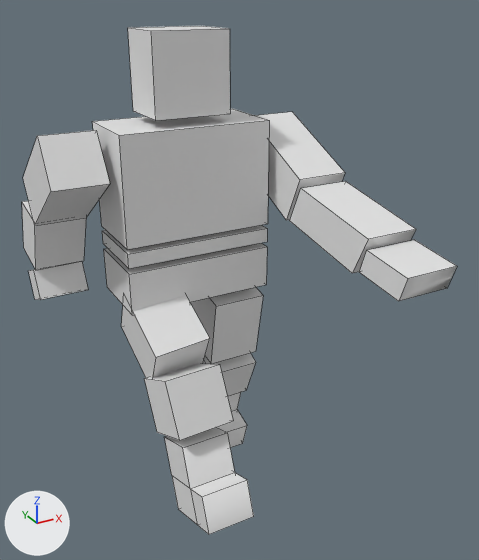
One commit to the OBJ model Assets/Models/POne/POne5.obj: the scene before it, then after it.
The view is the same before and after, from a camera (50 mm lens) standing at (-3.54, -7.7, 6.83) and looking at (0.36, -0.61, 3.28). Arrows for +X, +Y and +Z are at lower left; the lights stay in place. Mesh edges are drawn as thin lines. Where no turn or scale is listed for an object, it has been applied to the vertices. Vertices at the same position are counted once.

Names of what the first picture shows: 'POne5'.
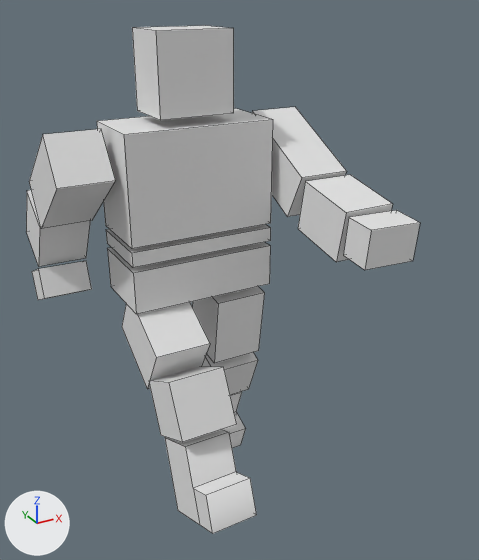
Changed parts and their boxes (x1, y1, x2, y2) in the pictures (479 x 560 px; the box of a moved part takes in the faces that stretch with it):
'POne5', reshaped (9% narrower): before (22, 26, 457, 534); after (26, 25, 420, 534)
part 1 of me_pone5, moved or reshaped: before (144, 363, 233, 440); after (149, 367, 236, 442)
part 2 of me_pone5, moved or reshaped: before (104, 243, 267, 315); after (108, 242, 271, 314)
part 3 of me_pone5, moved or reshaped: before (128, 26, 230, 120); after (132, 25, 234, 120)
part 4 of me_pone5, moved or reshaped: before (203, 353, 256, 396); after (201, 353, 258, 395)
part 5 of me_pone5, moved or reshaped: before (121, 296, 210, 378); after (122, 302, 210, 389)
part 6 of me_pone5, moved or reshaped: before (102, 225, 267, 268); after (106, 225, 271, 268)
part 7 of me_pone5, moved or reshaped: before (23, 130, 110, 226); after (29, 129, 115, 228)
part 8 of me_pone5, moved or reshaped: before (190, 287, 263, 364); after (192, 287, 265, 363)
part 9 of me_pone5, moved or reshaped: before (92, 109, 269, 249); after (97, 108, 273, 249)
part 10 of me_pone5, rebuilt: before (164, 427, 254, 534); after (165, 429, 257, 534)
part 11 of me_pone5, rebuilt: before (216, 392, 247, 448); after (222, 392, 246, 448)
part 12 of me_pone5, rebuilt: before (255, 112, 345, 220); after (252, 107, 347, 217)
part 13 of me_pone5, rebuilt (24% narrower): before (290, 181, 416, 273); after (298, 175, 393, 262)
part 14 of me_pone5, rebuilt (11% taller): before (22, 201, 86, 270); after (26, 190, 91, 267)
part 15 of me_pone5, rebuilt: before (29, 261, 88, 300); after (32, 261, 92, 300)
part 16 of me_pone5, deleted: before (359, 240, 457, 301)
part 17 of me_pone5, added: after (344, 210, 420, 270)

Diff of the bpy script that builds the scene:
```diff
--- a/Assets/Models/POne/POne5.obj.py
+++ b/Assets/Models/POne/POne5.obj.py
@@ me_pone5 @@
 # verts and faces of me_pone5; kept vertices keep their numbers, new ones are numbered from 142
-me_pone5.from_pydata(...)  # 142 vertices, 109 faces; spans x -1.89..1.75, y -2.99..2.03, z -0.09..6.39
+me_pone5.from_pydata(...)  # 142 vertices, 109 faces; spans x -1.85..1.84, y -2.3..2.04, z -0.16..6.39
+# me_pone5 part 1: the loose piece of 8 vertices spanning x -1.02..-0.24, y -1.57..-0.51, z 1.47..2.49 is multiplied about its middle by the matrix ((1.0, 0.027, 0.016), (-0.028, 0.999, 0.024), (-0.015, -0.024, 1.0)), then moved by (0.04, -0.03, -0.04)
+# me_pone5 part 2: the loose piece of 8 vertices spanning x -1.06..0.95, y -0.33..0.67, z 2.98..3.56 is moved by (0.05, 0.0, 0.0)
+# me_pone5 part 3: the loose piece of 8 vertices spanning x -0.55..0.45, y -0.21..0.55, z 5.39..6.39 is moved by (0.05, 0.0, 0.0)
+# me_pone5 part 4: the loose piece of 8 vertices spanning x 0.17..0.92, y -0.12..0.91, z 0.93..1.93 is turned -1.3 degrees about the x axis through its middle, then moved by (0.04, 0.0, 0.01)
+# me_pone5 part 5: the loose piece of 8 vertices spanning x -1.06..-0.21, y -0.97..0.34, z 1.98..3.25 is multiplied about its middle by the matrix ((0.997, 0.008, 0.082), (-0.008, 1.0, -0.007), (-0.083, 0.006, 0.997)), then moved by (0.03, 0.08, -0.09)
+# me_pone5 part 6: the loose piece of 8 vertices spanning x -1.06..0.95, y -0.33..0.67, z 3.63..3.83 is moved by (0.05, 0.0, 0.0)
+# me_pone5 part 7: the loose piece of 8 vertices spanning x -1.88..-1.18, y -0.22..1.34, z 3.94..5.28 is turned -2.9 degrees about the x axis through its middle, then moved by (0.07, 0.0, -0.02)
+# me_pone5 part 8: the loose piece of 8 vertices spanning x 0.17..0.92, y -0.3..0.68, z 1.79..2.96 is turned -2.8 degrees about the x axis through its middle, then moved by (0.03, -0.01, 0.0)
+# me_pone5 part 9: the loose piece of 8 vertices spanning x -1.06..0.95, y -0.33..0.67, z 3.89..5.29 is moved by (0.05, 0.0, 0.0)
+# me_pone5 part 10: the loose piece of 16 vertices spanning x -0.93..-0.31, y -2.21..-0.91, z 0.49..1.65 is rebuilt with 14 vertices and now spans x -0.96..-0.27, y -2.25..-0.92, z 0.49..1.68
+# me_pone5 part 11: the loose piece of 14 vertices spanning x 0.25..0.87, y 0.05..1.15, z -0.09..1.16 is rebuilt with 16 vertices and now spans x 0.23..0.88, y 0.07..1.19, z -0.16..1.14
+# me_pone5 part 12: the loose piece of 8 vertices spanning x 1.05..1.75, y -0.93..0.64, z 4.02..5.23 is rebuilt with 8 vertices and now spans x 1.1..1.8, y -0.9..0.67, z 4.04..5.29
+# me_pone5 part 13: the loose piece of 8 vertices spanning x 1.05..1.75, y -2.32..-0.73, z 3.79..4.53 is rebuilt with 8 vertices and now spans x 1.12..1.82, y -1.81..-0.82, z 3.78..4.61
+# me_pone5 part 14: the loose piece of 8 vertices spanning x -1.89..-1.16, y 0.94..2.03, z 3.14..4.12 is rebuilt with 8 vertices and now spans x -1.81..-1.1, y 1.0..2.04, z 3.16..4.26
+# me_pone5 part 15: the loose piece of 8 vertices spanning x -1.88..-1.18, y 1.24..1.89, z 2.56..3.13 is rebuilt with 8 vertices and now spans x -1.85..-1.13, y 1.17..1.81, z 2.55..3.17
+# me_pone5 part 16: the loose piece of 8 vertices spanning x 1.05..1.75, y -2.99..-2.21, z 3.77..4.16 is deleted
+# me_pone5 part 17
+verts[142] = (1.82, -2.3, 4.35)  # pixel (420, 222)
+verts[143] = (1.81, -2.26, 3.86)  # pixel (412, 261)
+verts[144] = (1.84, -1.87, 4.38)  # pixel (396, 210)
+verts[145] = (1.83, -1.83, 3.89)
+verts[146] = (1.13, -1.84, 4.4)  # pixel (348, 217)
+verts[147] = (1.12, -1.81, 3.91)  # pixel (343, 255)
+verts[148] = (1.12, -2.27, 4.37)  # pixel (371, 230)
+verts[149] = (1.11, -2.24, 3.88)  # pixel (364, 270)
+faces += [(142, 143, 145, 144), (144, 145, 147, 146), (146, 147, 149, 148), (142, 148, 149, 143), (143, 149, 147, 145), (142, 144, 146, 148)]
```
